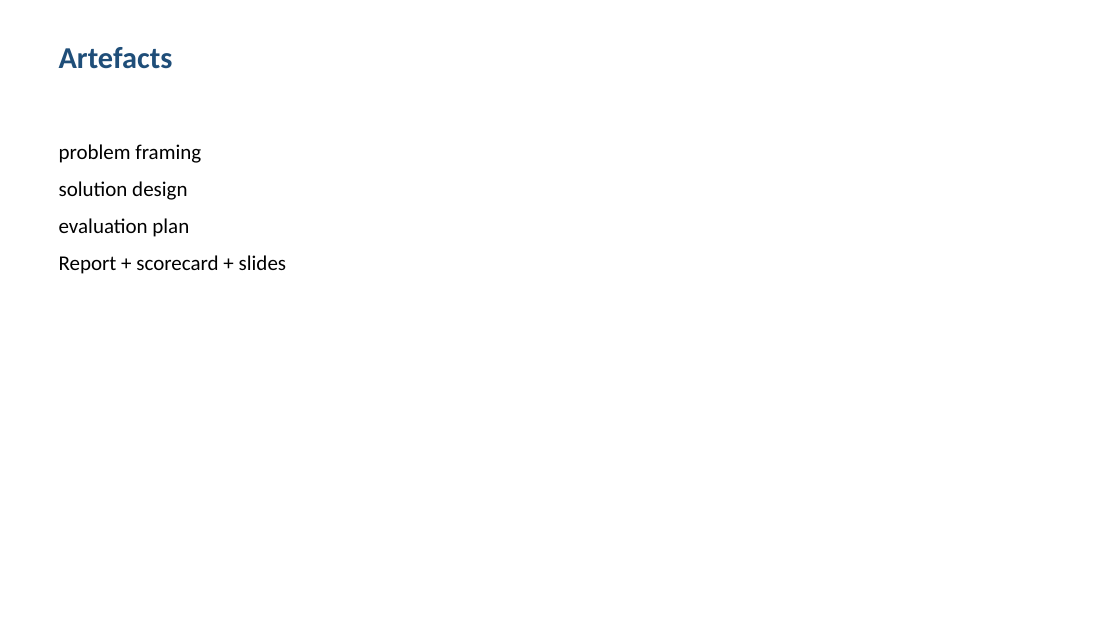
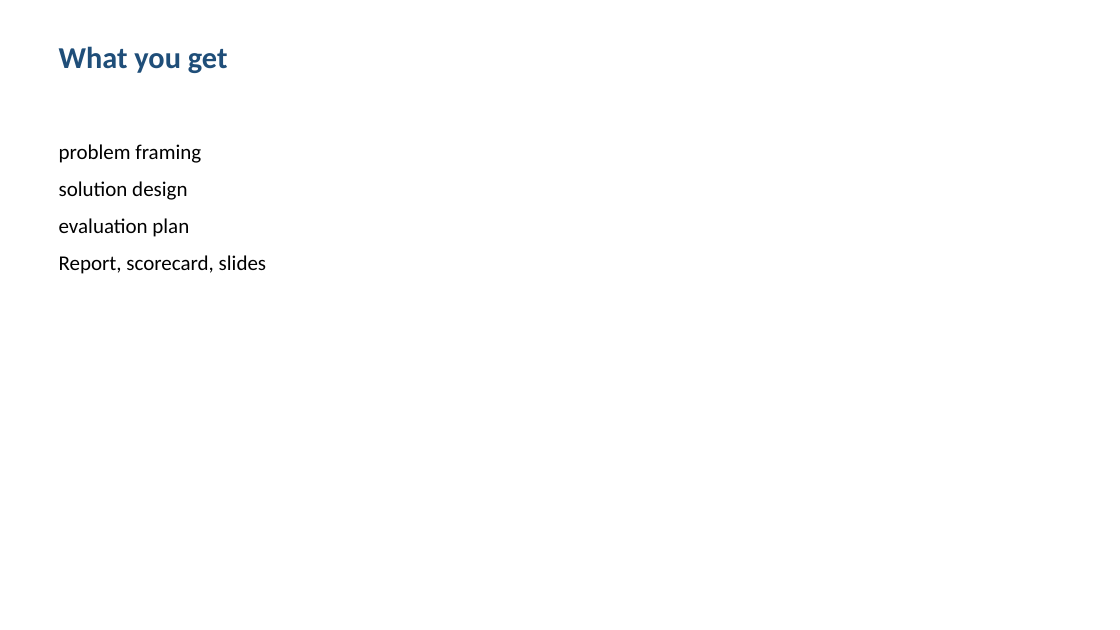
Before and after one commit to shohrabniaz/supplier-risk-register-for-small-businesses, a slide deck: slide 3 of Final_Submission/02_Presentation.pptx. Drawn at 1120x630 pixels with LibreOffice and Linux fonts; fonts in the diff are those of the drawing. Boxes give left, top, right and bottom in pixels: in the first picture for what was removed or moved away, otherwise in the second. Text is boxed around its words. In the diff, an @@ line names an element or a change of style, - is before the commit and + after.

```diff
--- a/Final_Submission/02_Presentation.pptx
+++ b/Final_Submission/02_Presentation.pptx
@@ text at (59, 46, 228, 73): text changed @@
-Artefacts
+What you get
@@ text at (59, 255, 266, 274): text changed @@
-Report + scorecard + slides
+Report, scorecard, slides
```
Also in this commit, not shown: 3 other slides changed, 12 other files.
